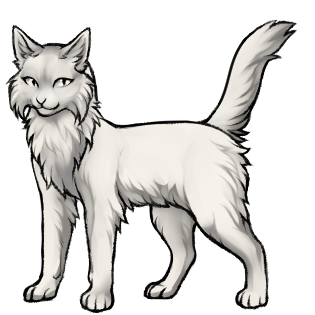
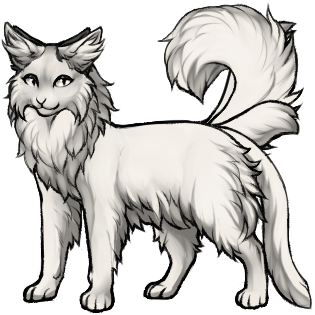
Layered file, before and after one edit (315 x 315). Changes by layer:
showed group "длинные" (4 layers) over [1, 21, 108, 78]
showed group "торчком пушистые" (4 layers) over [7, 25, 102, 86]
showed group "повисшие" (4 layers) over [10, 38, 94, 81]
showed group "обычные" (7 layers) over [19, 64, 79, 88]
showed group "пышная" (4 layers) over [1, 39, 123, 206]
showed group "короткошерстная" (4 layers) over [27, 47, 119, 205]
showed group "v3" (5 layers) over [21, 97, 296, 314]
showed group "v2" (5 layers) over [21, 97, 296, 314]
showed group "длинный тонкий" (4 layers) over [201, 123, 313, 310]
showed group "куцый" (4 layers) over [206, 98, 304, 166]
showed group "пышный" (4 layers) over [156, 2, 305, 166]
